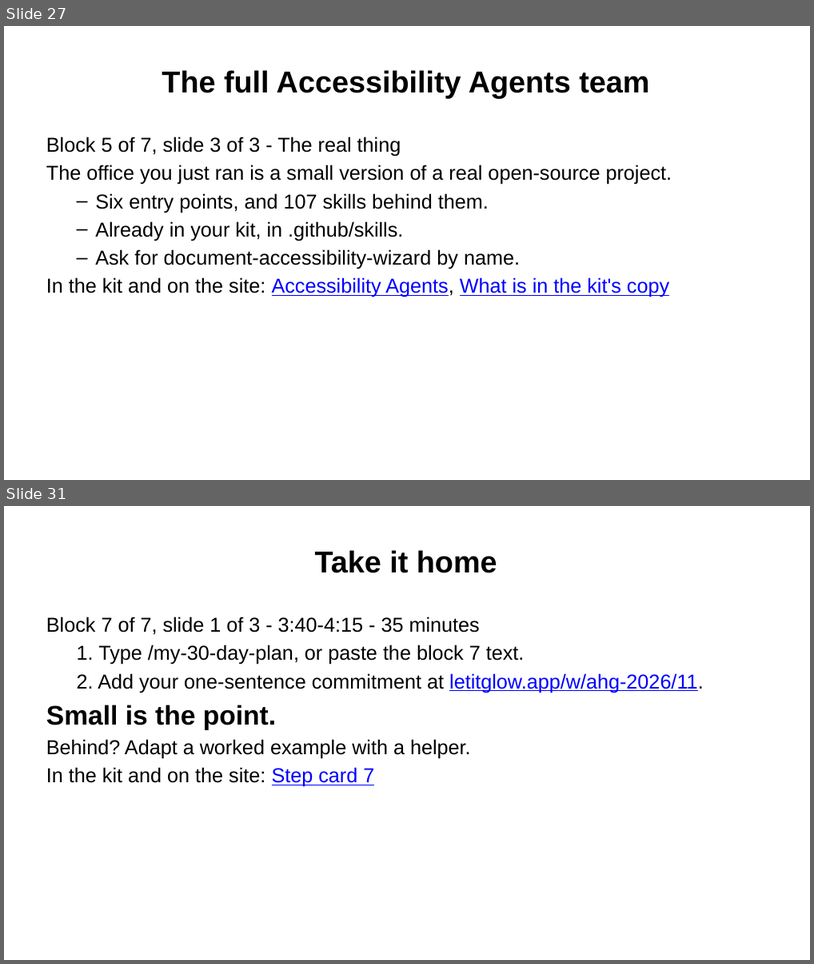
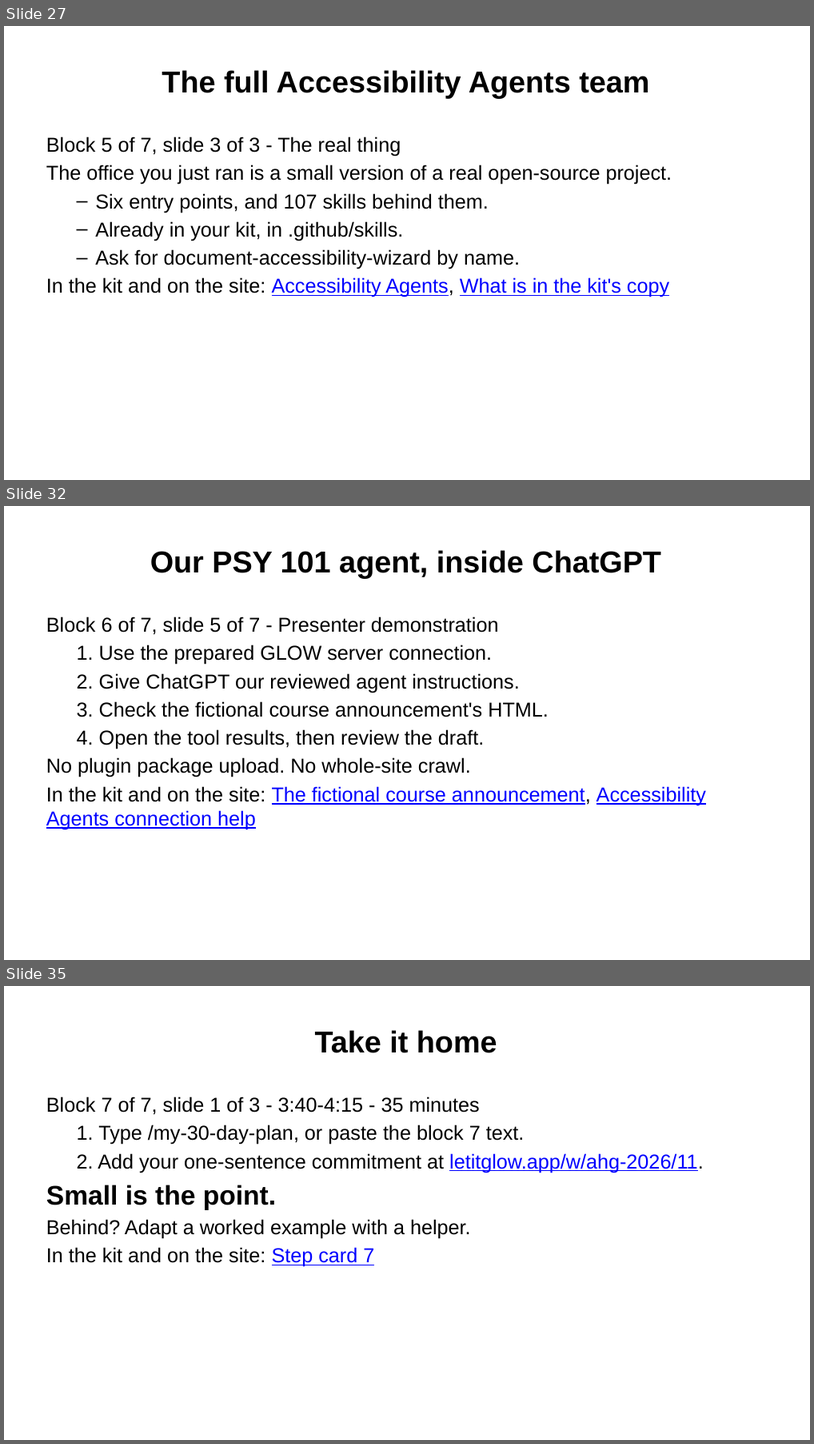
Before and after one commit to Community-Access/glow, a slide deck: docs/ahg-2026/slides.pptx. Shown one above the other, each under a label of ours: slides 27 and 31 before the commit, slides 27, 32 and 35 after it; the slides between them are not shown. The pictures are 814x964 and 814x1444 pixels, drawn with LibreOffice and Linux fonts; fonts in the diff are those of the drawing. Boxes give left, top, right and bottom in pixels: in the first picture for what was removed or moved away, otherwise in the second. Text is boxed around its words. In the diff, an @@ line names an element or a change of style, - is before the commit and + after.

```diff
--- a/docs/ahg-2026/slides.pptx
+++ b/docs/ahg-2026/slides.pptx
@@ slide 32 added at [4,506,810,960], background #FFFFFF @@
@@ title added at [150,550,662,578], 36 pt, text #000000, bold @@
+Our PSY 101 agent, inside ChatGPT
@@ text added at [46,616,706,830], 24 pt, text #000000 @@
+Block 6 of 7, slide 5 of 7 - Presenter demonstration
+  1. Use the prepared GLOW server connection.
+  2. Give ChatGPT our reviewed agent instructions.
+  3. Check the fictional course announcement's HTML.
+  4. Open the tool results, then review the draft.
+No plugin package upload. No whole-site crawl.
+In the kit and on the site: The fictional course announcement, Accessibility Agents connection help
@@ what was slide 31 is now slide 35 @@
```
Also in this commit, not shown: 3 slides changed, 3 other slides added, 26 other files.
